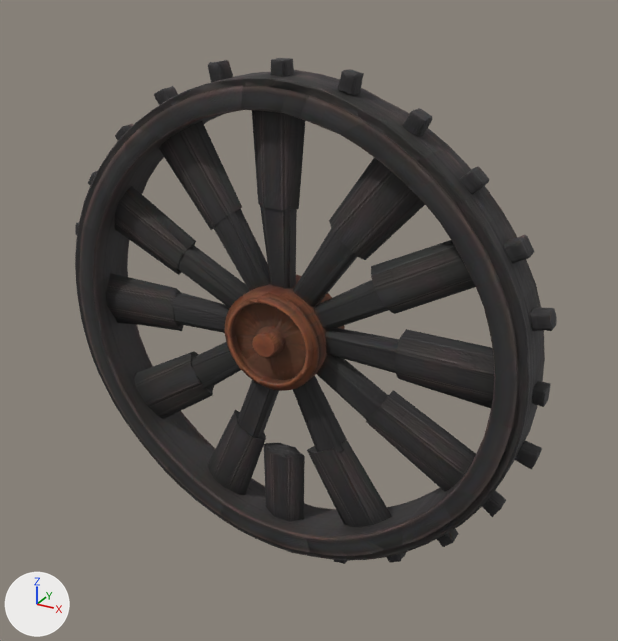
Before and after pictures for a commit that changed the glTF model oyun-fikirlerim/iki-kisilik-oyun/godot/proto/modeller/su_carki.glb.
Before and after are seen from a 50 mm lens placed at (0.758, -1.285, 1.176), pointed at (0.035, 0.029, 0.519). Every picture has the same lights, and +X, +Y and +Z are marked at lower left. The first picture is the older version. Where no turn or scale is listed for an object, it has been applied to the vertices.
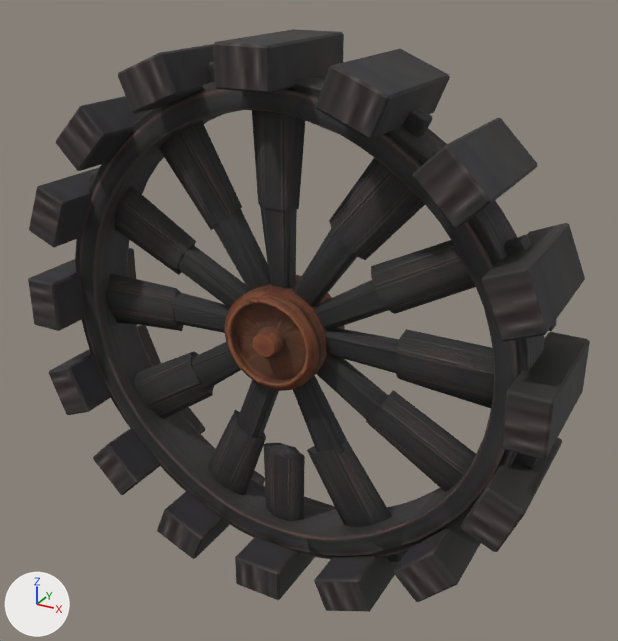
The newer file is also turned or shifted as a whole; pictures and numbers use the older file's frame.

Diff of the bpy script that builds the scene:
```diff
--- a/oyun-fikirlerim/iki-kisilik-oyun/godot/proto/modeller/su_carki.glb.py
+++ b/oyun-fikirlerim/iki-kisilik-oyun/godot/proto/modeller/su_carki.glb.py
@@ ob_broad_wooden_paddle_15 @@
+ob_broad_wooden_paddle_15 = bpy.data.objects.new('Broad wooden paddle 15', me_cube_015)  # 24 vertices, 44 faces; spans x -0.061..0.061, y -0.128..0.128, z -0.052..0.052; in mat_material_0 (picture img_image_0)
+ob_broad_wooden_paddle_15.location = (-0.191, 0.0, 0.962)
@@ ob_broad_wooden_paddle_14 @@
+ob_broad_wooden_paddle_14 = bpy.data.objects.new('Broad wooden paddle 14', me_cube_014)  # 24 vertices, 44 faces; spans x -0.06..0.06, y -0.128..0.128, z -0.06..0.06; in mat_material_0 (picture img_image_0)
+ob_broad_wooden_paddle_14.location = (-0.354, 0.0, 0.854)
@@ ob_broad_wooden_paddle_13 @@
+ob_broad_wooden_paddle_13 = bpy.data.objects.new('Broad wooden paddle 13', me_cube_013)  # 24 vertices, 44 faces; spans x -0.052..0.052, y -0.128..0.128, z -0.061..0.061; in mat_material_0 (picture img_image_0)
+ob_broad_wooden_paddle_13.location = (-0.462, 0.0, 0.691)
@@ ob_broad_wooden_paddle_12 @@
+ob_broad_wooden_paddle_12 = bpy.data.objects.new('Broad wooden paddle 12', me_cube_012)  # 24 vertices, 44 faces; spans x -0.036..0.036, y -0.128..0.128, z -0.053..0.053; in mat_material_0 (picture img_image_0)
+ob_broad_wooden_paddle_12.location = (-0.5, 0.0, 0.5)
@@ ob_broad_wooden_paddle_11 @@
+ob_broad_wooden_paddle_11 = bpy.data.objects.new('Broad wooden paddle 11', me_cube_011)  # 24 vertices, 44 faces; spans x -0.052..0.052, y -0.128..0.128, z -0.061..0.061; in mat_material_0 (picture img_image_0)
+ob_broad_wooden_paddle_11.location = (-0.462, 0.0, 0.309)
@@ ob_broad_wooden_paddle_10 @@
+ob_broad_wooden_paddle_10 = bpy.data.objects.new('Broad wooden paddle 10', me_cube_010)  # 24 vertices, 44 faces; spans x -0.06..0.06, y -0.128..0.128, z -0.06..0.06; in mat_material_0 (picture img_image_0)
+ob_broad_wooden_paddle_10.location = (-0.354, 0.0, 0.146)
@@ ob_broad_wooden_paddle_09 @@
+ob_broad_wooden_paddle_09 = bpy.data.objects.new('Broad wooden paddle 09', me_cube_009)  # 24 vertices, 44 faces; spans x -0.061..0.061, y -0.128..0.128, z -0.052..0.052; in mat_material_0 (picture img_image_0)
+ob_broad_wooden_paddle_09.location = (-0.191, 0.0, 0.038)
@@ ob_broad_wooden_paddle_08 @@
+ob_broad_wooden_paddle_08 = bpy.data.objects.new('Broad wooden paddle 08', me_cube_008)  # 24 vertices, 44 faces; spans x -0.053..0.053, y -0.128..0.128, z -0.036..0.036; in mat_material_0 (picture img_image_0)
+ob_broad_wooden_paddle_08.location = (0.0, 0.0, 0.0)
@@ ob_broad_wooden_paddle_07 @@
+ob_broad_wooden_paddle_07 = bpy.data.objects.new('Broad wooden paddle 07', me_cube_007)  # 24 vertices, 44 faces; spans x -0.061..0.061, y -0.128..0.128, z -0.052..0.052; in mat_material_0 (picture img_image_0)
+ob_broad_wooden_paddle_07.location = (0.191, 0.0, 0.038)
@@ ob_broad_wooden_paddle_06 @@
+ob_broad_wooden_paddle_06 = bpy.data.objects.new('Broad wooden paddle 06', me_cube_006)  # 24 vertices, 44 faces; spans x -0.06..0.06, y -0.128..0.128, z -0.06..0.06; in mat_material_0 (picture img_image_0)
+ob_broad_wooden_paddle_06.location = (0.354, 0.0, 0.146)
@@ ob_broad_wooden_paddle_05 @@
+ob_broad_wooden_paddle_05 = bpy.data.objects.new('Broad wooden paddle 05', me_cube_005)  # 24 vertices, 44 faces; spans x -0.052..0.052, y -0.128..0.128, z -0.061..0.061; in mat_material_0 (picture img_image_0)
+ob_broad_wooden_paddle_05.location = (0.462, 0.0, 0.309)
@@ ob_broad_wooden_paddle_04 @@
+ob_broad_wooden_paddle_04 = bpy.data.objects.new('Broad wooden paddle 04', me_cube_004)  # 24 vertices, 44 faces; spans x -0.036..0.036, y -0.128..0.128, z -0.053..0.053; in mat_material_0 (picture img_image_0)
+ob_broad_wooden_paddle_04.location = (0.5, 0.0, 0.5)
@@ ob_broad_wooden_paddle_03 @@
+ob_broad_wooden_paddle_03 = bpy.data.objects.new('Broad wooden paddle 03', me_cube_003)  # 24 vertices, 44 faces; spans x -0.052..0.052, y -0.128..0.128, z -0.061..0.061; in mat_material_0 (picture img_image_0)
+ob_broad_wooden_paddle_03.location = (0.462, 0.0, 0.691)
@@ ob_broad_wooden_paddle_02 @@
+ob_broad_wooden_paddle_02 = bpy.data.objects.new('Broad wooden paddle 02', me_cube_002)  # 24 vertices, 44 faces; spans x -0.06..0.06, y -0.128..0.128, z -0.06..0.06; in mat_material_0 (picture img_image_0)
+ob_broad_wooden_paddle_02.location = (0.354, 0.0, 0.854)
@@ ob_broad_wooden_paddle_01 @@
+ob_broad_wooden_paddle_01 = bpy.data.objects.new('Broad wooden paddle 01', me_cube_001)  # 24 vertices, 44 faces; spans x -0.061..0.061, y -0.128..0.128, z -0.052..0.052; in mat_material_0 (picture img_image_0)
+ob_broad_wooden_paddle_01.location = (0.191, 0.0, 0.962)
@@ ob_broad_wooden_paddle_00 @@
+ob_broad_wooden_paddle_00 = bpy.data.objects.new('Broad wooden paddle 00', me_cube)  # 24 vertices, 44 faces; spans x -0.052..0.052, y -0.128..0.128, z -0.036..0.036; in mat_material_0 (picture img_image_0)
+ob_broad_wooden_paddle_00.location = (0.0, 0.0, 1.0)
```

Where the change shows, as pixel boxes (x1, y1, x2, y2) in the pictures (618 x 641 px):
'Broad wooden paddle 01', added: after (316, 49, 450, 140)
'Broad wooden paddle 03', added: after (482, 223, 585, 342)
'Broad wooden paddle 02', added: after (413, 118, 537, 229)
'Broad wooden paddle 04', added: after (501, 332, 590, 460)
'Broad wooden paddle 00', added: after (213, 29, 344, 94)
'Broad wooden paddle 05', added: after (460, 438, 562, 552)
'Broad wooden paddle 15', added: after (118, 44, 214, 114)
'Broad wooden paddle 14', added: after (56, 96, 153, 171)
'Broad wooden paddle 06', added: after (393, 525, 481, 602)
'Broad wooden paddle 07', added: after (314, 555, 399, 612)
'Broad wooden paddle 13', added: after (29, 167, 100, 247)
'Broad wooden paddle 08', added: after (235, 497, 336, 600)
'Broad wooden paddle 12', added: after (28, 248, 136, 331)
'Broad wooden paddle 11', added: after (49, 325, 161, 415)
'Broad wooden paddle 09', added: after (157, 470, 265, 559)
'Broad wooden paddle 10', added: after (93, 407, 205, 495)
